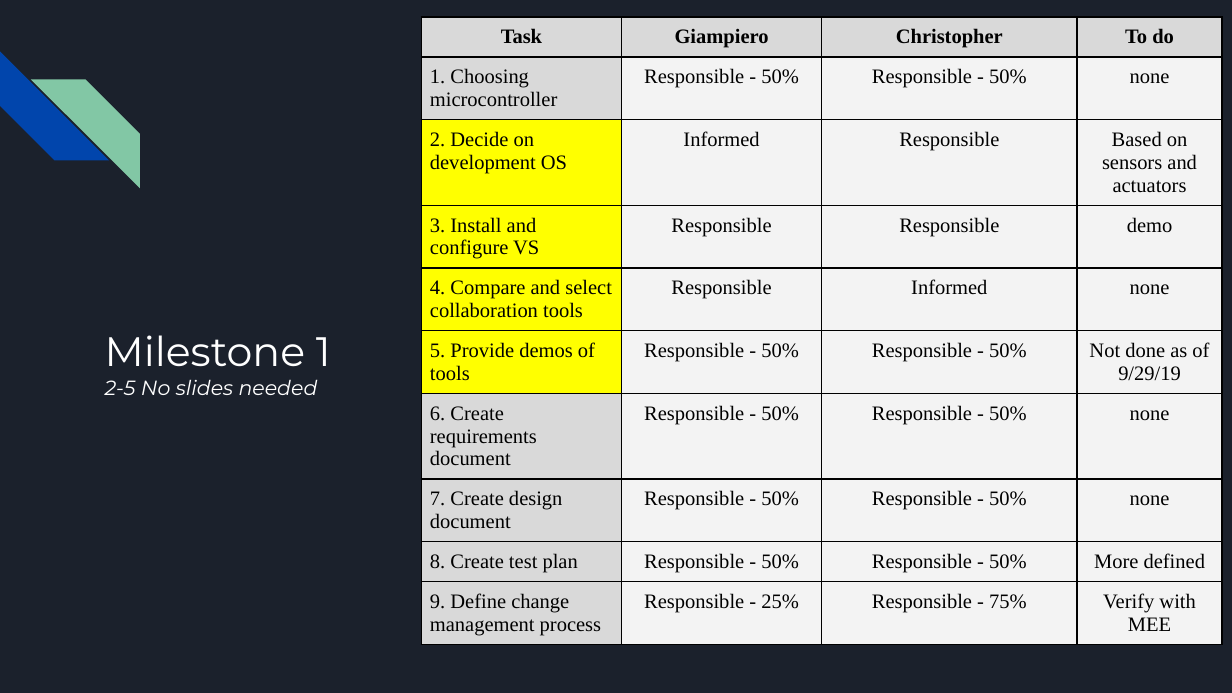
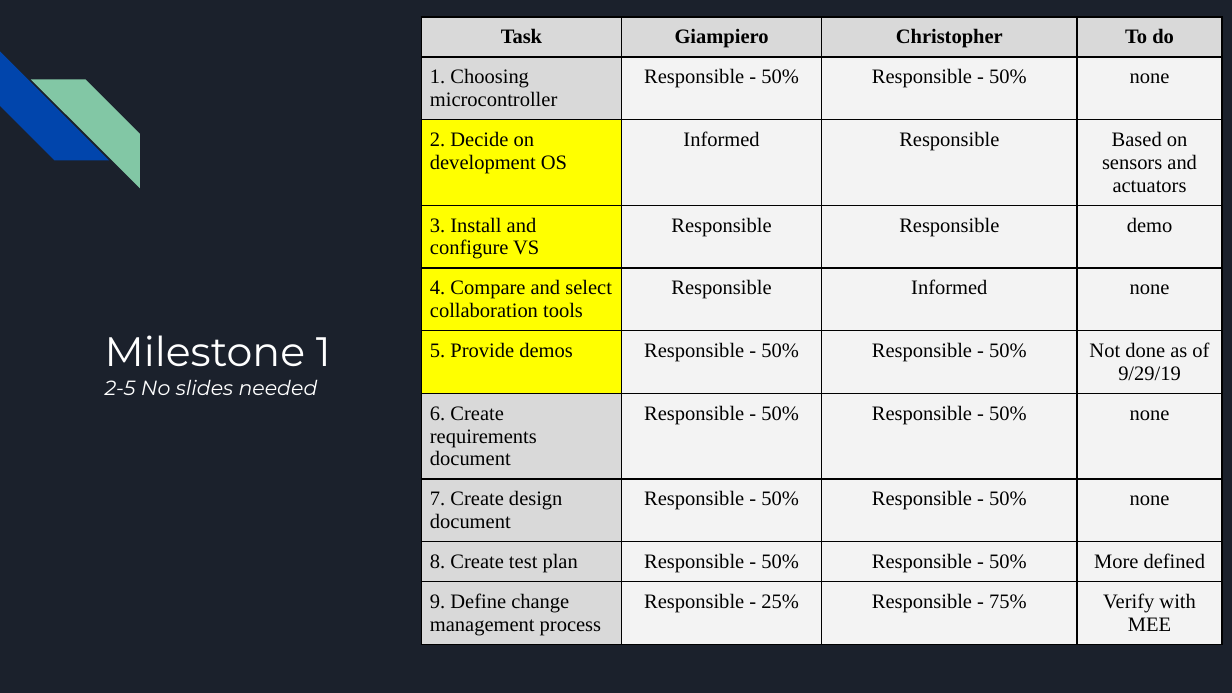
Before and after one commit to killsap/automated-multi-cycle-farming-in-space-website, a slide deck: slide 5 of docs/Milestone1Presentation.pptx (slide 2 before the commit). Drawn at 1232x693 pixels with LibreOffice and Linux fonts; fonts in the diff are those of the drawing. Boxes give left, top, right and bottom in pixels: in the first picture for what was removed or moved away, otherwise in the second. Text is boxed around its words. In the diff, an @@ line names an element or a change of style, - is before the commit and + after.

```diff
--- a/docs/Milestone1Presentation.pptx
+++ b/docs/Milestone1Presentation.pptx
@@ table at box(421, 17, 1221, 640) @@
-row 6, column 1: 5. Provide demos of tools
+row 6, column 1: 5. Provide demos
```
Also in this commit, not shown: 5 other slides changed, 7 slides added, 1 slide removed.
